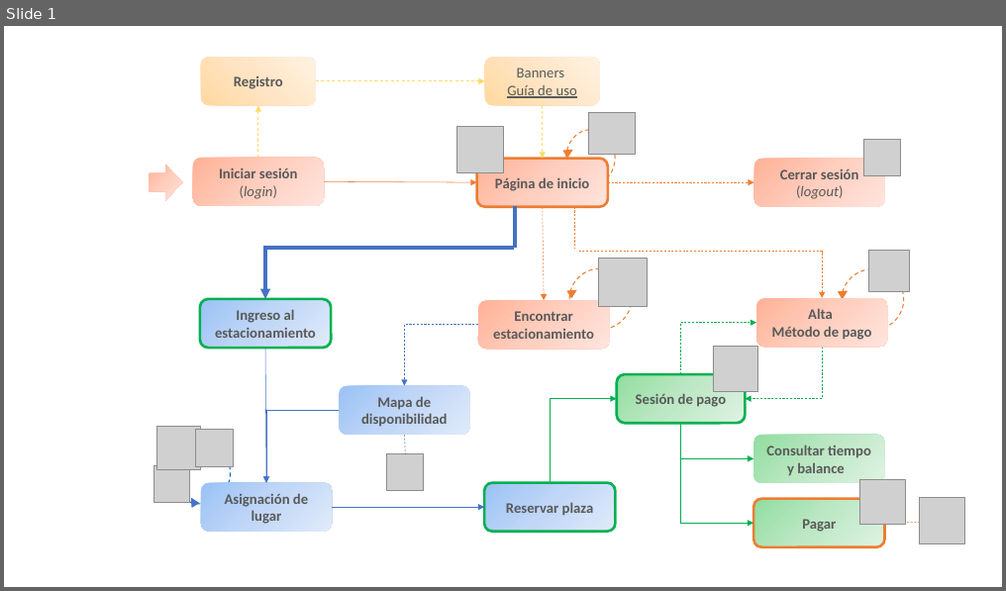
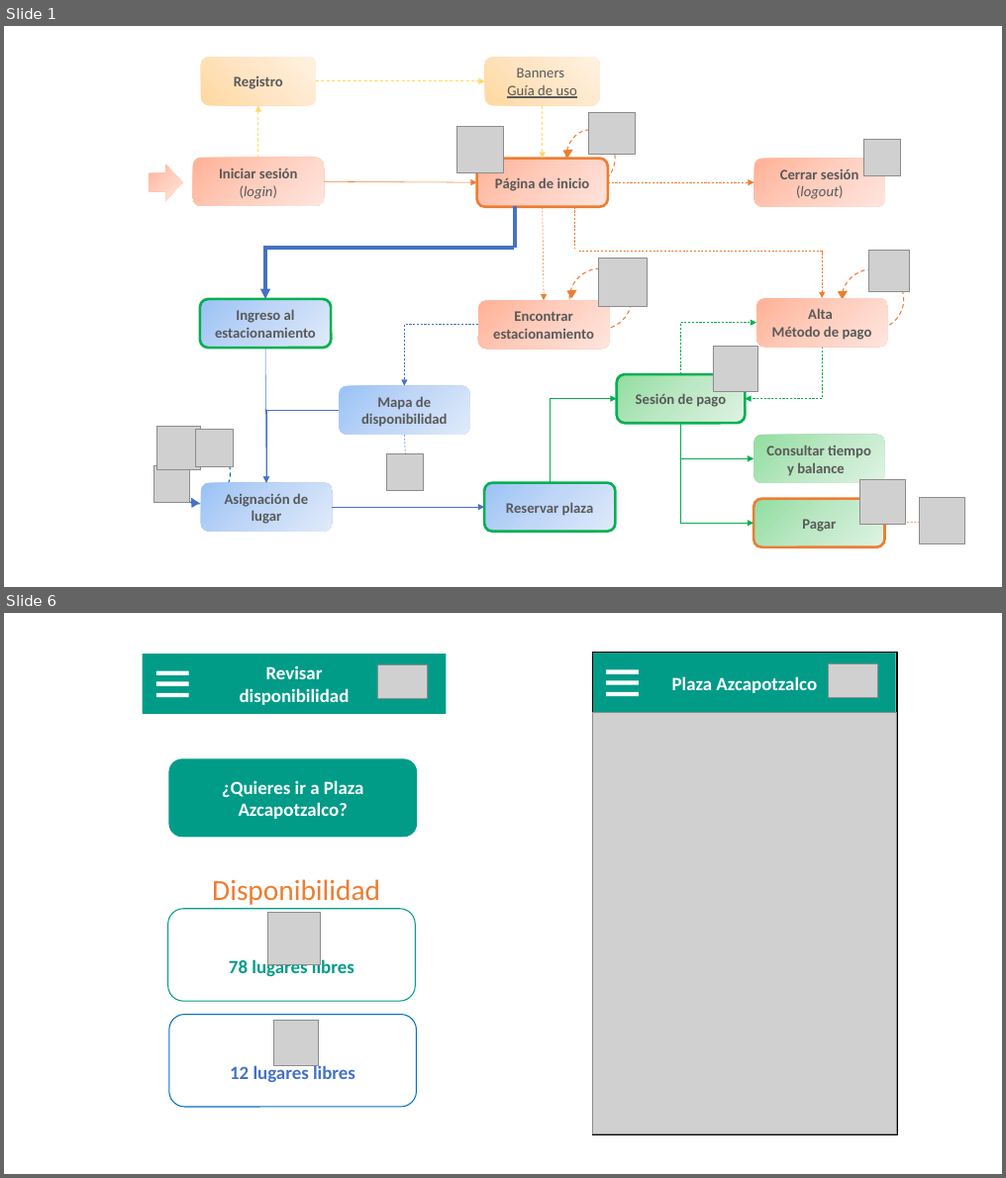
Before and after one commit to ajbeem/iotserver, a slide deck: documentation/MapaNavegacion.pptm. Shown one above the other, each under a label of ours: slide 1 before the commit, slides 1 and 6 after it; the slides between them are not shown. The pictures are 1006x591 and 1006x1178 pixels, drawn with LibreOffice and Linux fonts; fonts in the diff are those of the drawing; grey boxes stand for pictures. Boxes give left, top, right and bottom in pixels: in the first picture for what was removed or moved away, otherwise in the second. Text is boxed around its words. In the diff, an @@ line names an element or a change of style, - is before the commit and + after.

```diff
--- a/documentation/MapaNavegacion.pptm
+++ b/documentation/MapaNavegacion.pptm
@@ slide 6 added at [4, 613, 1002, 1174], background #FFFFFF @@
@@ rectangle added at [144, 663, 448, 1146], fill #FFFFFF @@
@@ rectangle added at [593, 652, 897, 1135], fill #FFFFFF, outline #000000 1.75 pt @@
@@ group added at [143, 655, 447, 714]: 4 rectangles, 1 picture @@
+Revisar
+disponibilidad
@@ group added at [593, 653, 896, 713]: 4 rectangles, 1 picture @@
+Plaza Azcapotzalco
@@ picture added at [593, 713, 896, 1135] @@
@@ rounded rectangle added at [169, 760, 417, 837], fill #009C88, outline #009C88 1 pt, 18 pt, text #FFFFFF, bold @@
+¿Quieres ir a Plaza Azcapotzalco?
@@ rounded rectangle added at [172, 866, 420, 912], 28 pt, text #ED7D31 @@
+Disponibilidad
@@ rounded rectangle added at [168, 909, 415, 1001], outline #009C88 1 pt, 18 pt, text #009C88, bold @@
+78 lugares libres
@@ picture added at [267, 912, 321, 965] @@
@@ rounded rectangle added at [169, 1014, 417, 1107], fill #FFFFFF, outline #0070C0 1 pt, 18 pt, text #4472C4, bold @@
+12 lugares libres
@@ picture added at [273, 1020, 319, 1065] @@
```
Also in this commit, not shown: 3 slides changed, 2 other slides added, 1 slide removed, 1 other file.
